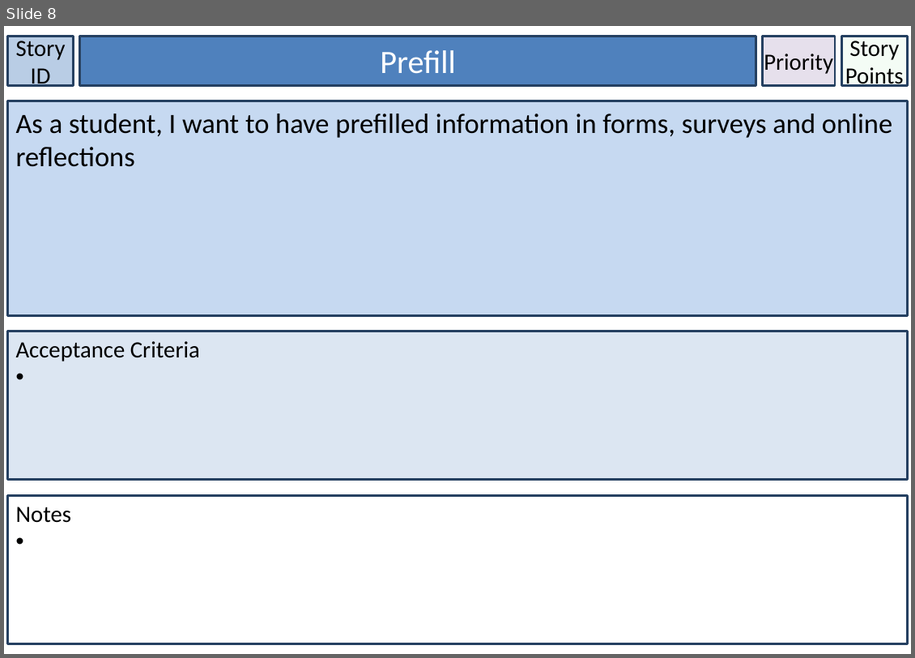
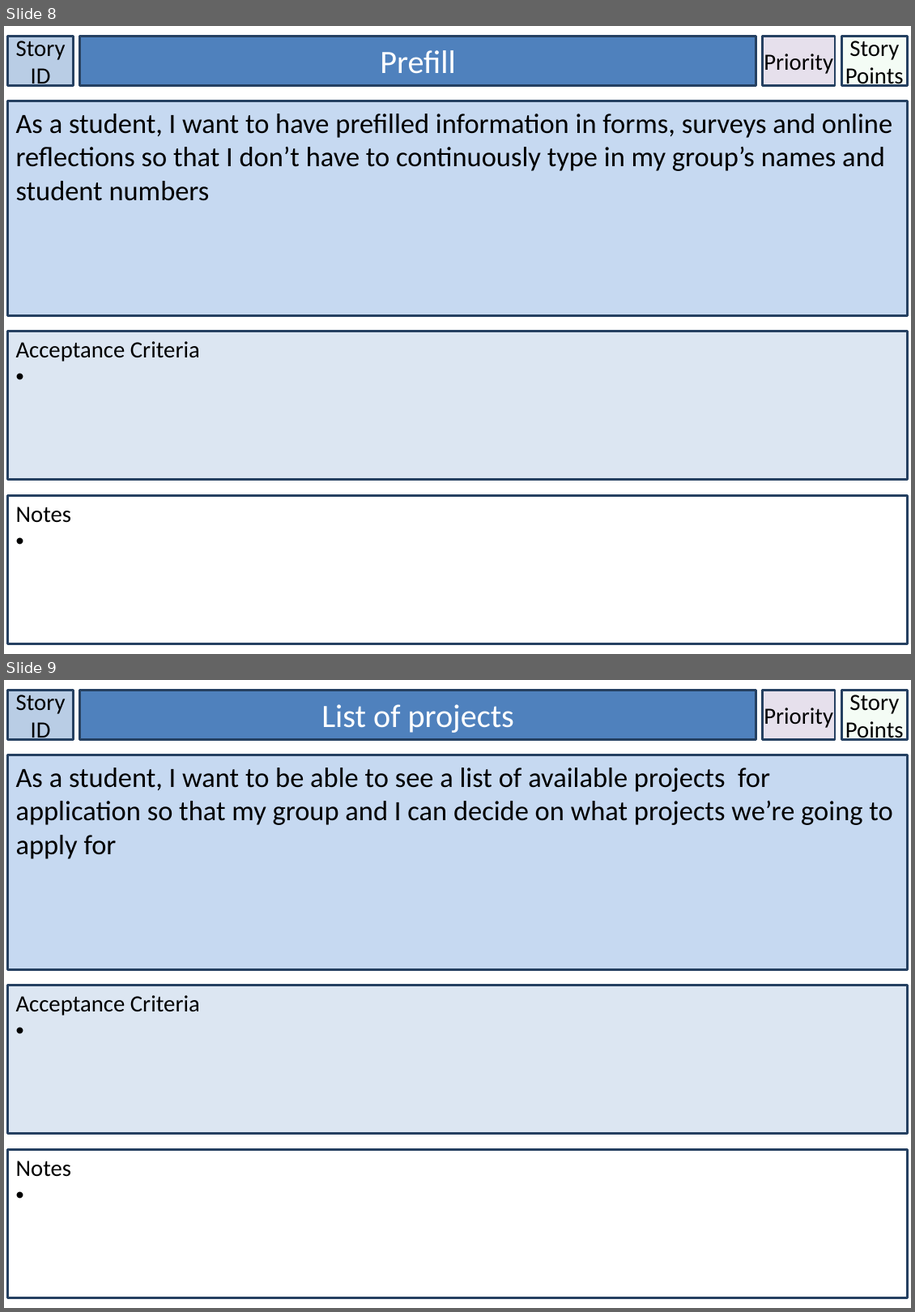
Before and after one commit to BrissyKim/group14, a slide deck: User_story/User stories - Sean.pptx. Shown one above the other, each under a label of ours: slide 8 before the commit, slides 8 and 9 after it. The pictures are 915x658 and 915x1312 pixels, drawn with LibreOffice and Linux fonts; fonts in the diff are those of the drawing. Boxes give left, top, right and bottom in pixels: in the first picture for what was removed or moved away, otherwise in the second. Text is boxed around its words. In the diff, an @@ line names an element or a change of style, - is before the commit and + after.

```diff
--- a/User_story/User stories - Sean.pptx
+++ b/User_story/User stories - Sean.pptx
@@ slide 9 added at (x1=4, y1=680, x2=911, y2=1308), background #FFFFFF @@
@@ rectangle added at (x1=7, y1=690, x2=74, y2=739), fill #B9CDE5, outline #254061 2 pt, 20 pt, text #000000 @@
+Story ID
@@ rectangle added at (x1=80, y1=690, x2=756, y2=739), fill #4F81BD, outline #254061 2 pt, 28 pt, text #FFFFFF @@
+List of projects
@@ rectangle added at (x1=763, y1=690, x2=836, y2=739), fill #E6E0EC, outline #254061 2 pt, 20 pt, text #000000 @@
+Priority
@@ rectangle added at (x1=842, y1=690, x2=908, y2=739), fill #CCF0CD at 20% opacity, outline #254061 2 pt, 20 pt, text #000000 @@
+Story Points
@@ rectangle added at (x1=7, y1=755, x2=908, y2=970), fill #C6D9F1, outline #254061 2 pt, 24 pt, text #000000 @@
+As a student, I want to be able to see a list of available projects for application so that my group and I can decide on what projects we’re going to apply for
@@ rectangle added at (x1=7, y1=985, x2=908, y2=1134), fill #DCE6F2, outline #254061 2 pt, 20 pt, text #000000 @@
+Acceptance Criteria
@@ rectangle added at (x1=7, y1=1150, x2=908, y2=1298), fill #FFFFFF, outline #254061 2 pt, 20 pt, text #000000 @@
+Notes
@@ slide 8 changed as well @@
@@ text in rectangle at (x1=16, y1=113, x2=893, y2=201): text changed @@
-As a student, I want to have prefilled information in forms, surveys and online reflections
+As a student, I want to have prefilled information in forms, surveys and online reflections so that I don’t have to continuously type in my group’s names and student numbers
```
Also in this commit, not shown: 7 other slides changed.
